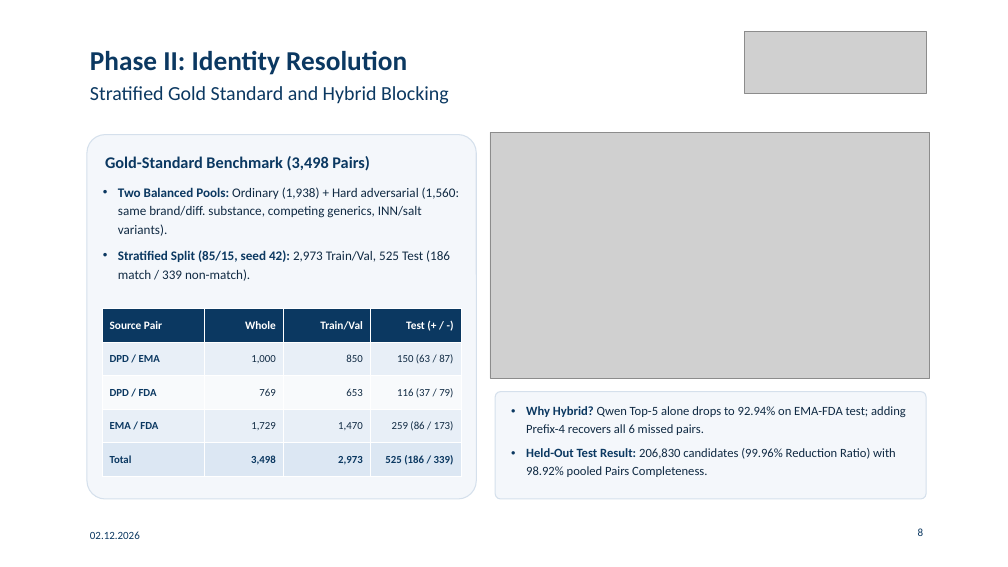
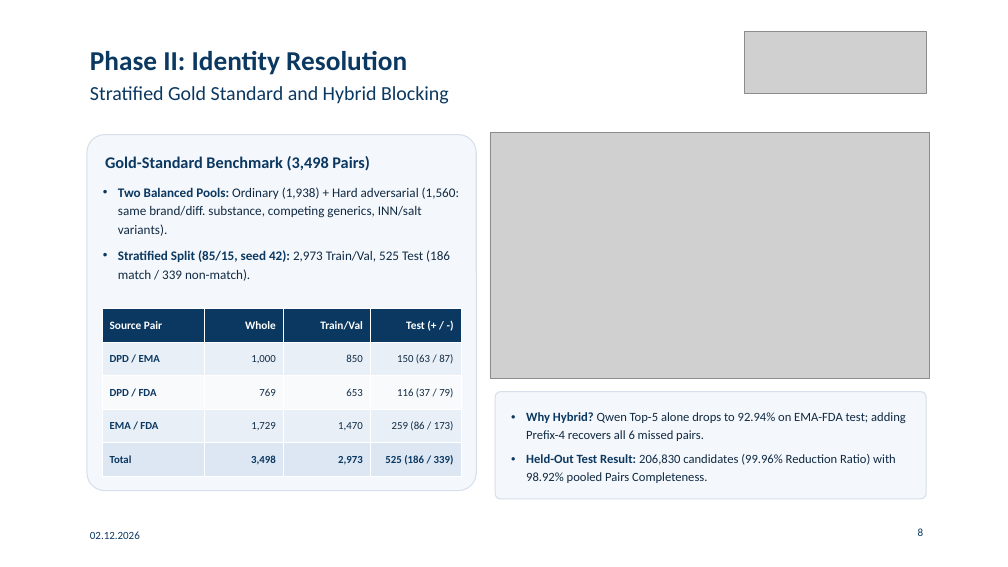
Before and after one commit to gabegagster/wdi-drug-integration, a slide deck: slide 8 of docs/presentation/wdi_drug_integration_presentation.pptx. Drawn at 1008x567 pixels with LibreOffice and Linux fonts; fonts in the diff are those of the drawing; grey boxes stand for pictures. Boxes give left, top, right and bottom in pixels: in the first picture for what was removed or moved away, otherwise in the second. Text is boxed around its words. In the diff, an @@ line names an element or a change of style, - is before the commit and + after.

```diff
--- a/docs/presentation/wdi_drug_integration_presentation.pptx
+++ b/docs/presentation/wdi_drug_integration_presentation.pptx
@@ rounded rectangle: place and size @@
-rounded rectangle at box(87, 135, 476, 499)
+rounded rectangle at box(87, 135, 476, 491)
@@ text "Why Hybrid? Qwen Top-5 alone ..." at box(526, 412, 906, 483): vertical alignment top to middle @@
@@ text at box(526, 454, 896, 483): less space between paragraphs @@
```
Also in this commit, not shown: 11 other slides changed, 1 other file.
